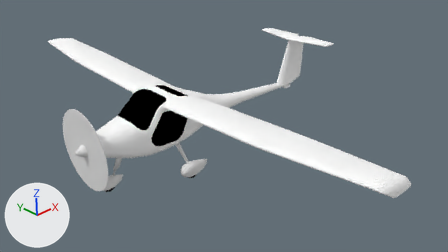
The Blender file Models/virus-sw.blend: old version first, new version second.
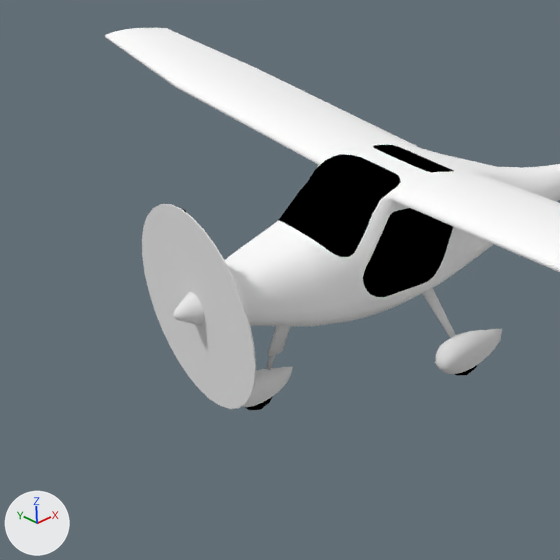
Old and new are each drawn from the file's camera 'Camera' and again close up on the part from 1% to 51% of the width and 11% to 100% of the height. Arrows for +X, +Y and +Z are at lower left; the lights stay in place.

Before the edit, the objects in view are built like this:
```python
ob_fairing_left = bpy.data.objects.new('fairing_left', me_main_fairing)
ob_fairing_left.location = (0.256, -0.79, -0.939)
ob_prop_fast = bpy.data.objects.new('prop_fast', me_prop_fast)
ob_prop_fast.location = (-1.583, 0.0, -0.006)
ob_spinner = bpy.data.objects.new('spinner', me_nose)
ob_spinner.location = (-1.611, 0.001, -0.004)
ob_wheel_left = bpy.data.objects.new('wheel_left', me_sphere_001)
ob_wheel_left.location = (0.266, -0.793, -0.92)
# also in view: 'window' at (0.05, 0.0, 0.07); 'fairing_front' at (-1.15, 0.0, -0.87); 'fuselage' at (1.67, 0.0, 0.13); 'windshield' at (-0.28, 0.0, 0.38); 'sun_roof' at (0.49, 0.0, 0.52)
```
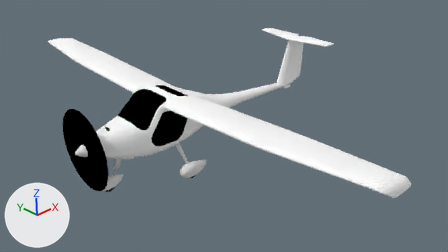
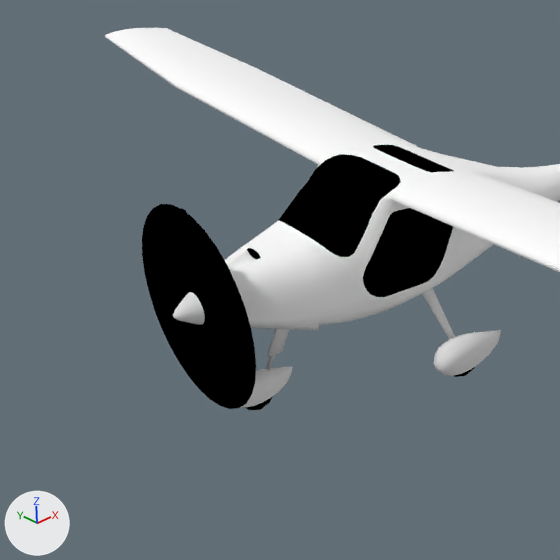
Scene script edits in JSON lines:
```json
{"op": "set", "path": "mat_prop_fast.base_color", "old": "(0.8, 0.8, 0.8)", "new": "(0.0, 0.0, 0.0)", "note": "white #e7e7e7 -> black #000000"}
{"op": "set", "path": "ob_wheel_left.location", "old": "(0.266, -0.793, -0.92)", "new": "(0.266, -0.768, -0.946)"}
{"op": "set", "path": "ob_fairing_left.location", "old": "(0.256, -0.79, -0.939)", "new": "(0.256, -0.764, -0.964)"}
```

Where the change shows, as pixel boxes [x1, y1, x2, y2] in the close-ups (560 x 560 px):
```json
{"object": "prop_fast", "change": "recoloured", "before": [142, 204, 256, 409], "after": [142, 204, 256, 409], "on screen": "white to black"}
{"object": "fairing_left", "change": "moved", "before": [435, 328, 502, 374], "after": [434, 330, 501, 376]}
{"object": "wheel_left", "change": "moved", "before": [455, 365, 477, 376], "after": [454, 367, 475, 377]}
```
